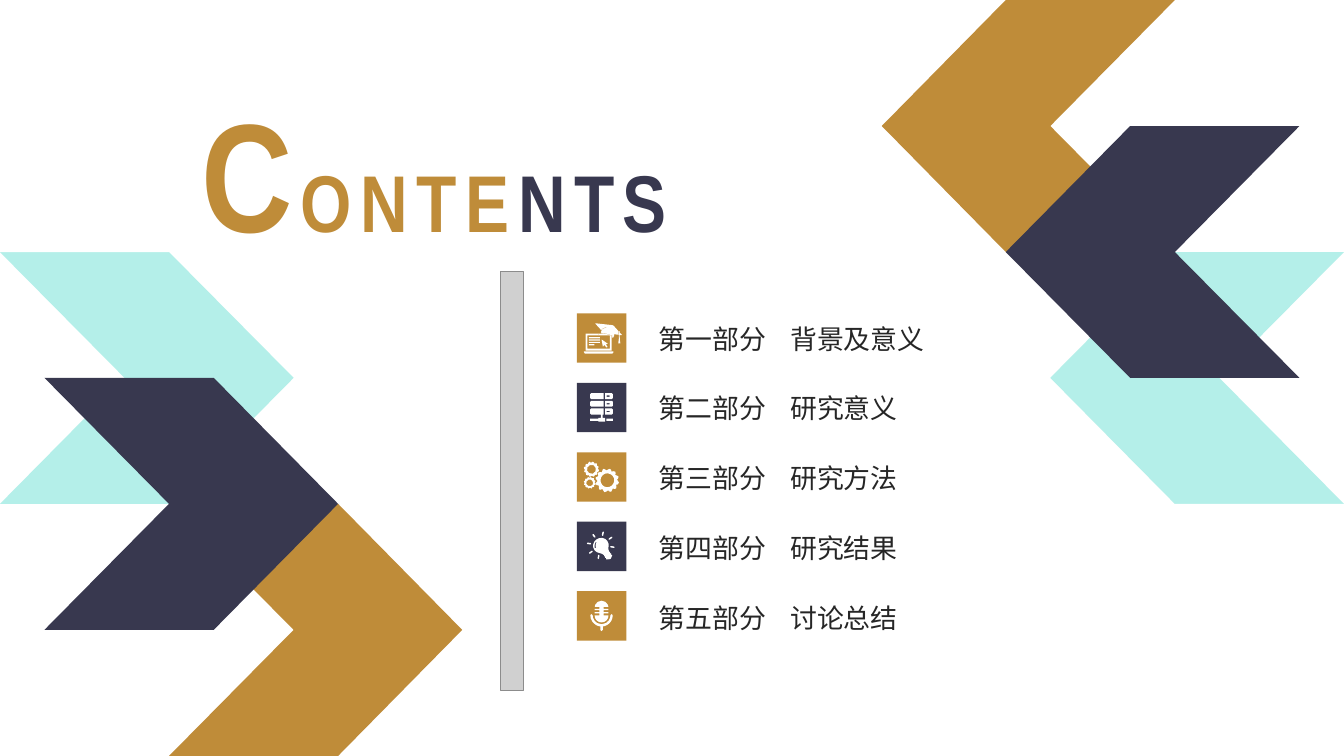
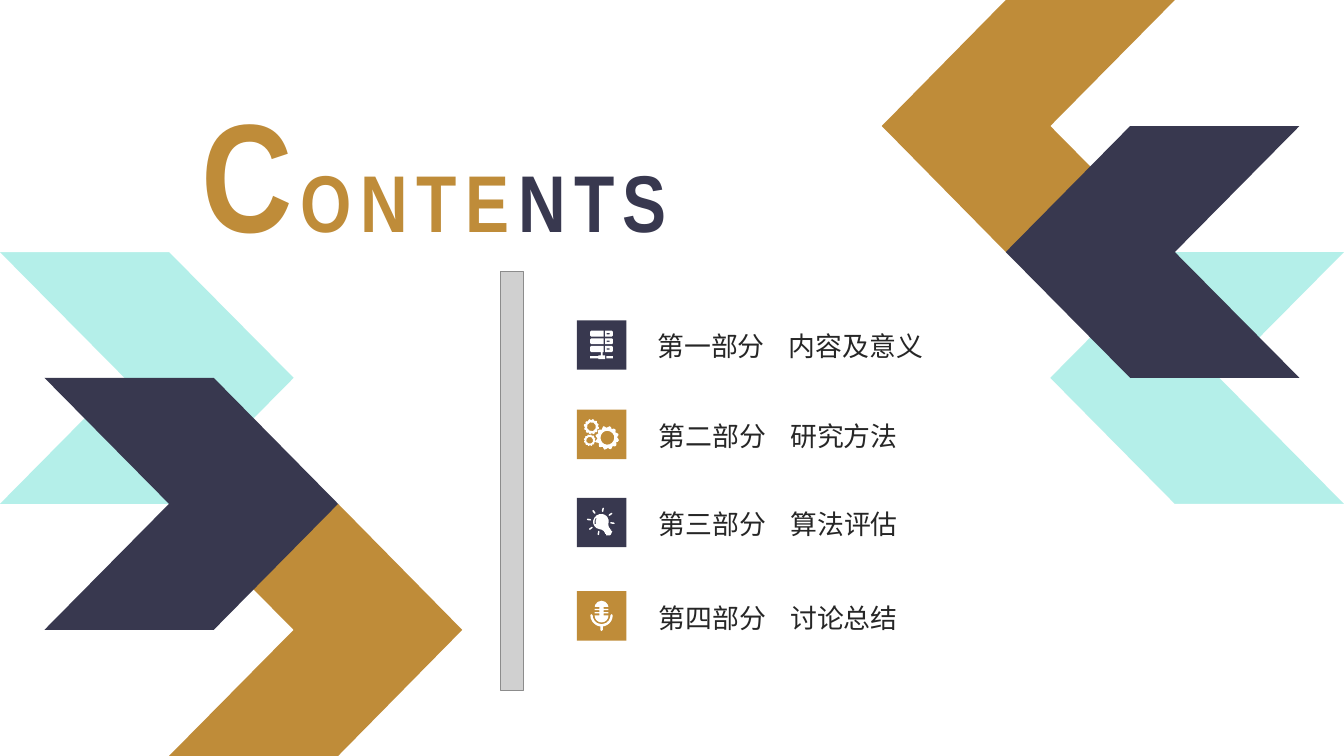
Before and after one commit to ciferlv/OAEI_IM, a slide deck: slide 2 of Luc.pptx. Drawn at 1344x756 pixels with LibreOffice and Linux fonts; fonts in the diff are those of the drawing; grey boxes stand for pictures; background and template pictures are left out. Boxes give left, top, right and bottom in pixels: in the first picture for what was removed or moved away, otherwise in the second. Text is boxed around its words. In the diff, an @@ line names an element or a change of style, - is before the commit and + after.

Commit message:
add ppt

```diff
--- a/Luc.pptx
+++ b/Luc.pptx
@@ rectangle: place and size @@
-rectangle at (577, 383, 626, 433)
+rectangle at (577, 321, 626, 370)
@@ rectangle removed at (577, 314, 626, 363) @@
@@ freeform shape removed at (584, 324, 622, 354) @@
@@ text removed at (659, 326, 924, 351) @@
-第一部分 背景及意义
@@ freeform shape: place and size @@
-freeform shape at (590, 393, 613, 421)
+freeform shape at (590, 331, 613, 359)
@@ text at (657, 333, 923, 359): text changed @@
-第二部分 研究意义
+第一部分 内容及意义
@@ freeform shape: place and size @@
-freeform shape at (584, 477, 596, 488)
+freeform shape at (584, 435, 596, 446)
@@ 2 freeform shapes, 1 rectangle: place and size @@
-2 freeform shapes, 1 rectangle at (577, 453, 626, 502)
+2 freeform shapes, 1 rectangle at (577, 409, 626, 459)
@@ text at (659, 423, 897, 448): text changed @@
-第三部分 研究方法
+第二部分 研究方法
@@ rectangle: place and size @@
-rectangle at (577, 522, 626, 572)
+rectangle at (577, 498, 626, 547)
@@ freeform shape: place and size @@
-freeform shape at (582, 526, 622, 567)
+freeform shape at (582, 502, 622, 543)
@@ text at (659, 511, 897, 536): text changed @@
-第四部分 研究结果
+第三部分 算法评估
@@ text at (659, 605, 897, 630): text changed @@
-第五部分 讨论总结
+第四部分 讨论总结
```
Also in this commit, not shown: 9 other slides changed, 5 slides added, 3 slides removed, 5 other files.
